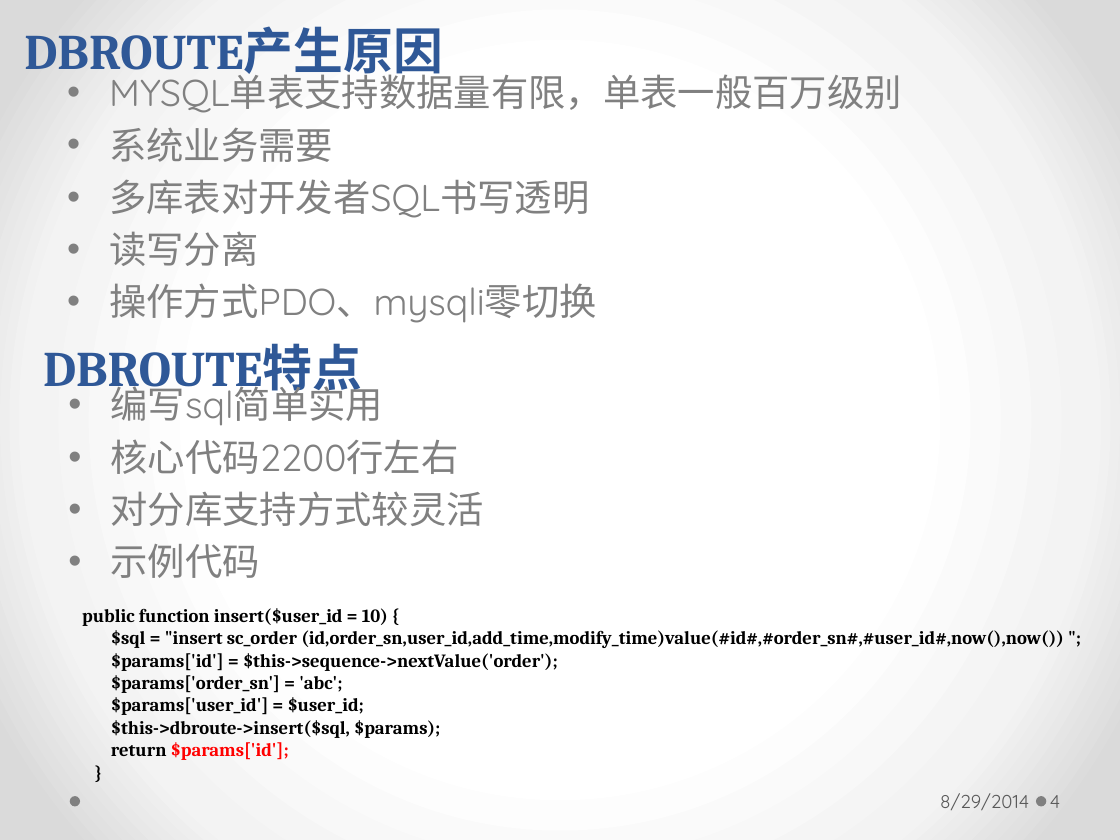
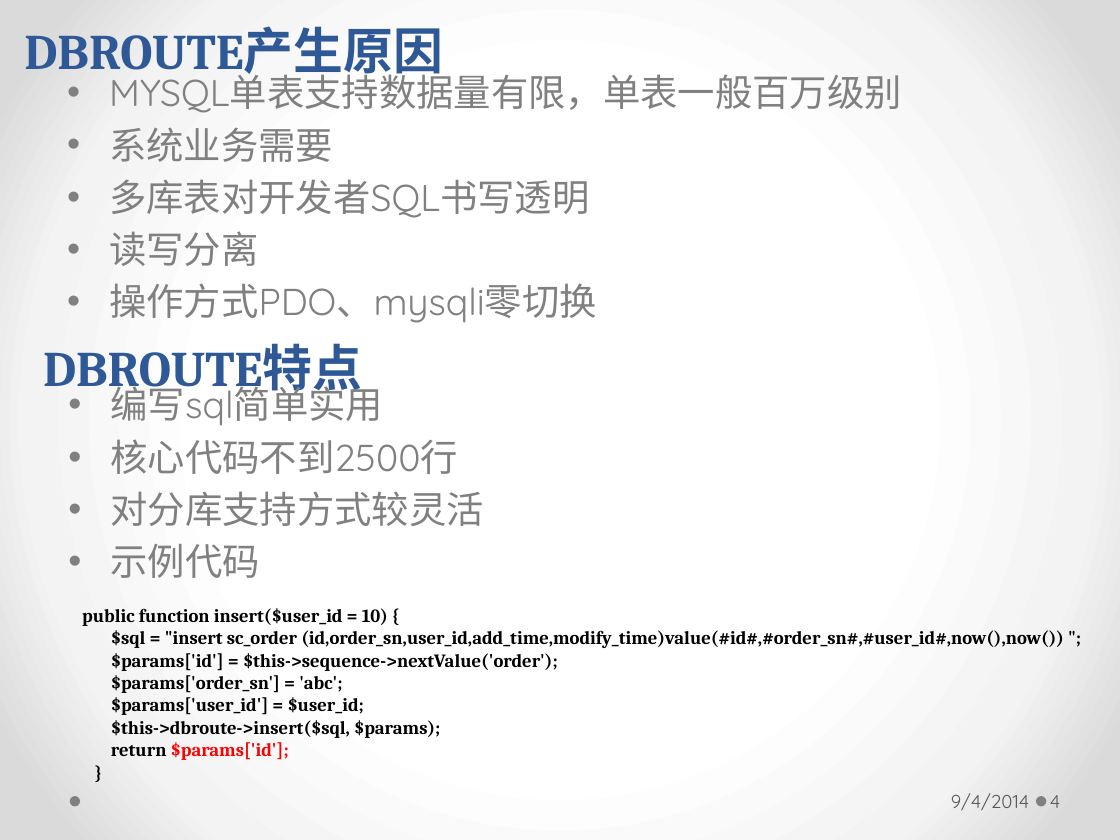
Before and after one commit to longhaisheng/dbroute, a slide deck: slide 4 of dbroute.pptx. Drawn at 1120x840 pixels with LibreOffice and Linux fonts; fonts in the diff are those of the drawing. Boxes give left, top, right and bottom in pixels: in the first picture for what was removed or moved away, otherwise in the second. Text is boxed around its words. In the diff, an @@ line names an element or a change of style, - is before the commit and + after.

```diff
--- a/dbroute.pptx
+++ b/dbroute.pptx
@@ text at (110, 439, 457, 474): text changed @@
-• 核心代码2200行左右
+• 核心代码不到2500行
@@ text at (951, 793, 1029, 810): text changed @@
-8/29/2014
+9/4/2014
```
Also in this commit, not shown: 28 other slides changed, 3 slides added.
